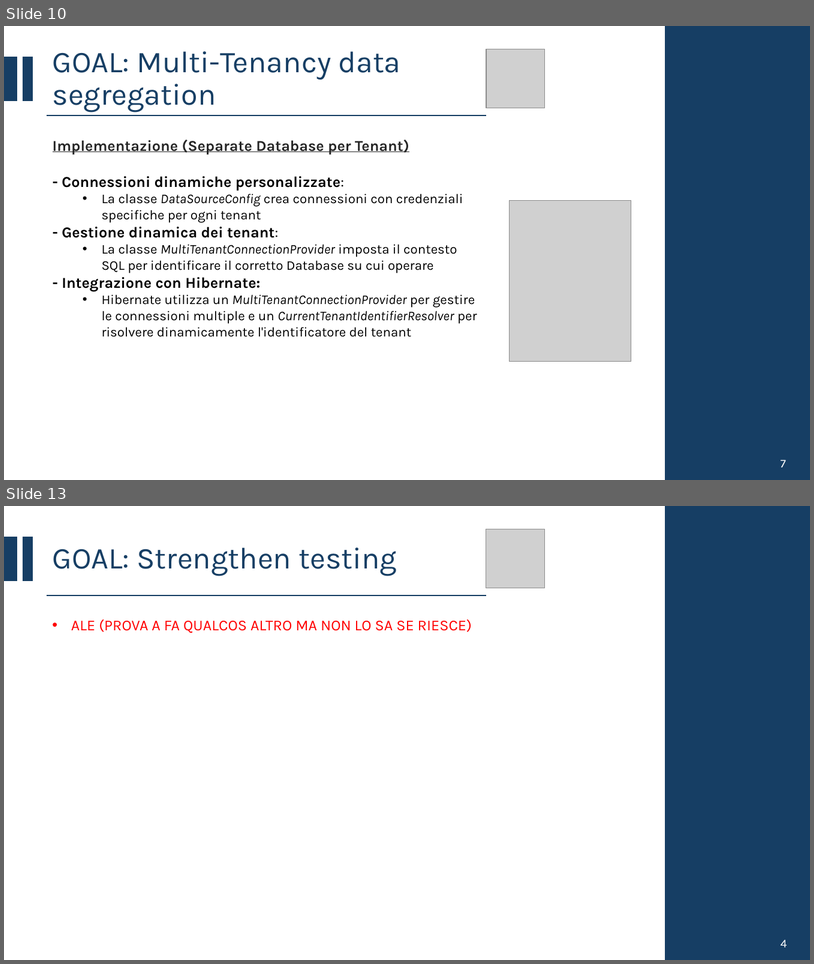
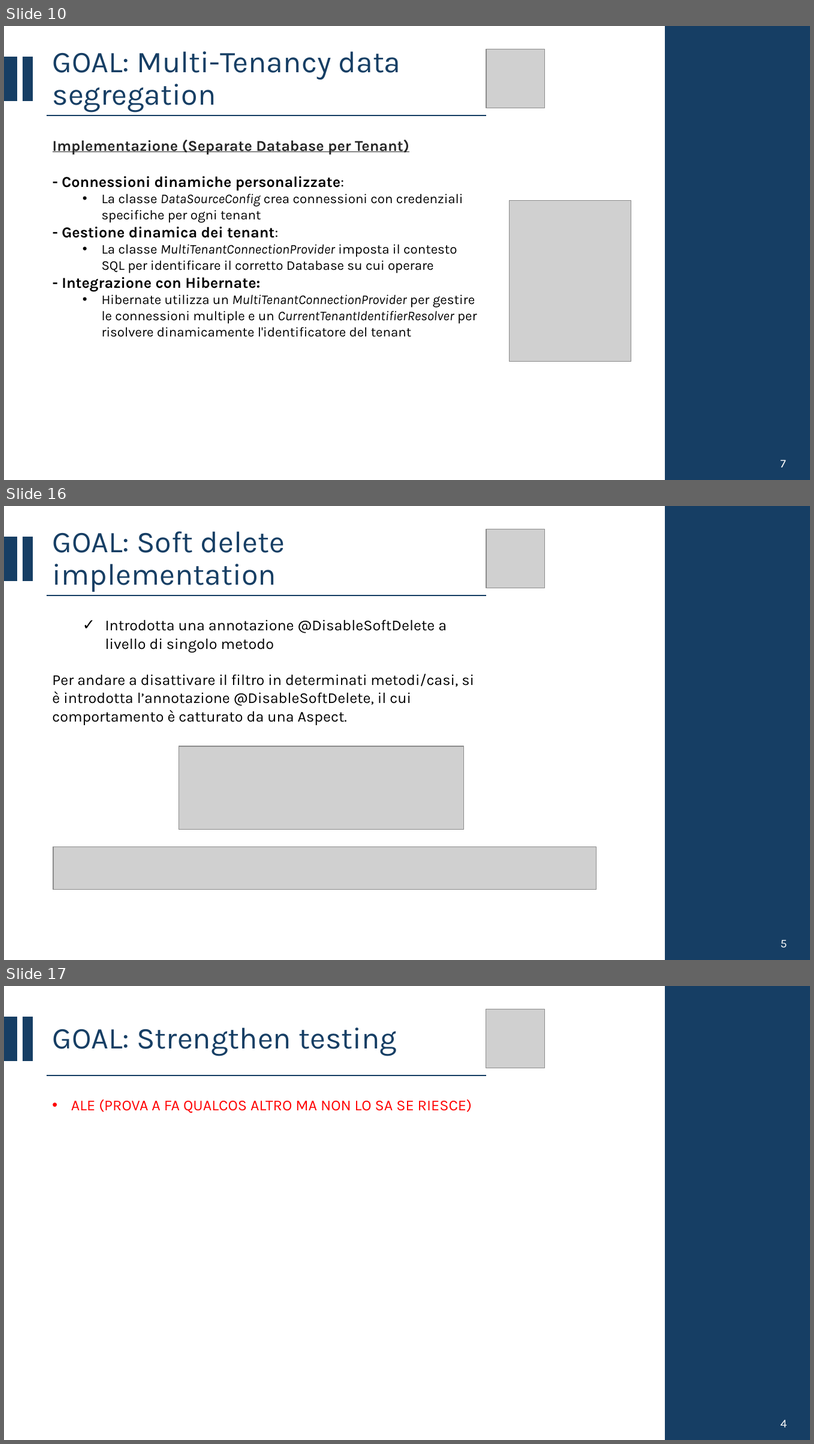
Before and after one commit to CSW-Teams/MS3-docs, a slide deck: ShiftsHappen/Sprint 3/CSW Sprint 3.pptx. Shown one above the other, each under a label of ours: slides 10 and 13 before the commit, slides 10, 16 and 17 after it; the slides between them are not shown. The pictures are 814x964 and 814x1444 pixels, drawn with LibreOffice and Linux fonts; fonts in the diff are those of the drawing; grey boxes stand for pictures. Boxes give left, top, right and bottom in pixels: in the first picture for what was removed or moved away, otherwise in the second. Text is boxed around its words. In the diff, an @@ line names an element or a change of style, - is before the commit and + after.

```diff
--- a/ShiftsHappen/Sprint 3/CSW Sprint 3.pptx
+++ b/ShiftsHappen/Sprint 3/CSW Sprint 3.pptx
@@ slide 16 added at (x1=4, y1=506, x2=810, y2=960), background #FFFFFF @@
@@ rectangle added at (x1=666, y1=506, x2=810, y2=960), fill #163E64, outline #163E64 1.5 pt @@
@@ rectangle added at (x1=4, y1=537, x2=17, y2=580), fill #163E64, outline #163E64 1.5 pt @@
@@ rectangle added at (x1=23, y1=537, x2=32, y2=580), fill #163E64, outline #163E64 1.5 pt @@
@@ title added at (x1=53, y1=531, x2=285, y2=592), 36 pt, text #163E64 @@
+GOAL: Soft delete implementation
@@ picture added at (x1=487, y1=529, x2=545, y2=588) @@
@@ line added from (47, 595) to (487, 595), #163E64 1.5 pt @@
@@ text added at (x1=52, y1=619, x2=474, y2=725), 18 pt, text #000000 @@
+  ✓ Introdotta una annotazione @DisableSoftDelete a livello di singolo metodo
+Per andare a disattivare il filtro in determinati metodi/casi, si è introdotta l’annotazione @DisableSoftDelete, il cui comportamento è catturato da una Aspect.
@@ picture added at (x1=179, y1=746, x2=464, y2=829) @@
@@ picture added at (x1=53, y1=847, x2=596, y2=889) @@
@@ text added at (x1=781, y1=939, x2=788, y2=947), 14 pt, text #FFFFFF @@
+5
@@ what was slide 13 is now slide 17 @@
```
Also in this commit, not shown: 2 slides changed, 3 other slides added.
